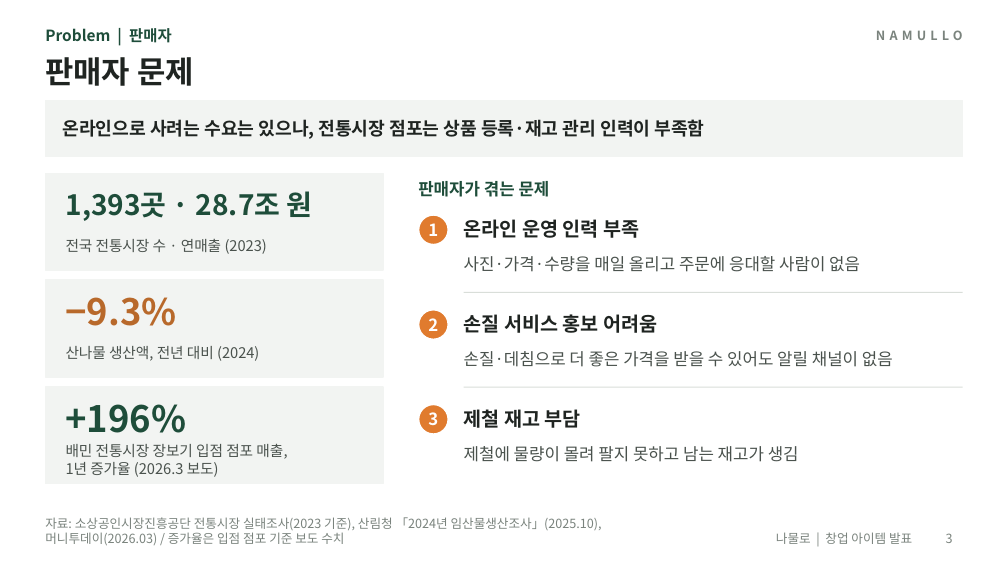
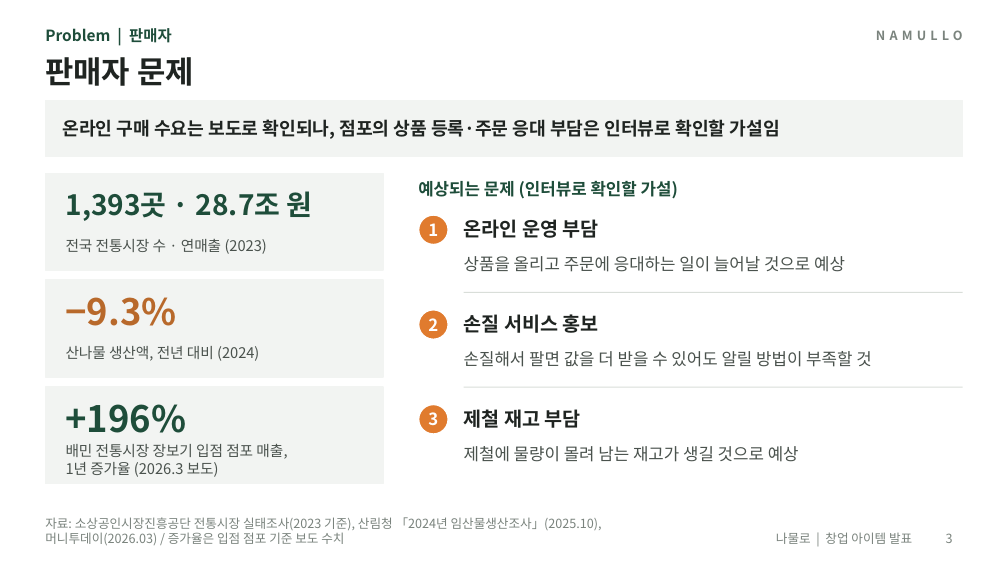
Before and after one commit to yonghoon7153-source/Yonghoon-DEM-DFT, a slide deck: slide 3 of namul-platform/02_발표자료_나물로.pptx. Drawn at 1008x567 pixels with LibreOffice and Linux fonts; fonts in the diff are those of the drawing. Boxes give left, top, right and bottom in pixels: in the first picture for what was removed or moved away, otherwise in the second. Text is boxed around its words. In the diff, an @@ line names an element or a change of style, - is before the commit and + after.

```diff
--- a/namul-platform/02_발표자료_나물로.pptx
+++ b/namul-platform/02_발표자료_나물로.pptx
@@ text at [63, 119, 780, 139]: text changed @@
-온라인으로 사려는 수요는 있으나, 전통시장 점포는 상품 등록·재고 관리 인력이 부족함
+온라인 구매 수요는 보도로 확인되나, 점포의 상품 등록·주문 응대 부담은 인터뷰로 확인할 가설임
@@ text at [418, 181, 678, 199]: text changed @@
-판매자가 겪는 문제
+예상되는 문제 (인터뷰로 확인할 가설)
@@ text at [464, 219, 599, 238]: text changed @@
-온라인 운영 인력 부족
+온라인 운영 부담
@@ text at [464, 256, 845, 272]: text changed @@
-사진·가격·수량을 매일 올리고 주문에 응대할 사람이 없음
+상품을 올리고 주문에 응대하는 일이 늘어날 것으로 예상
@@ text at [464, 314, 599, 333]: text changed @@
-손질 서비스 홍보 어려움
+손질 서비스 홍보
@@ text at [464, 351, 871, 367]: text changed @@
-손질·데침으로 더 좋은 가격을 받을 수 있어도 알릴 채널이 없음
+손질해서 팔면 값을 더 받을 수 있어도 알릴 방법이 부족할 것
@@ text at [464, 446, 799, 462]: text changed @@
-제철에 물량이 몰려 팔지 못하고 남는 재고가 생김
+제철에 물량이 몰려 남는 재고가 생길 것으로 예상
```
Also in this commit, not shown: 10 other slides changed, 19 other files.
